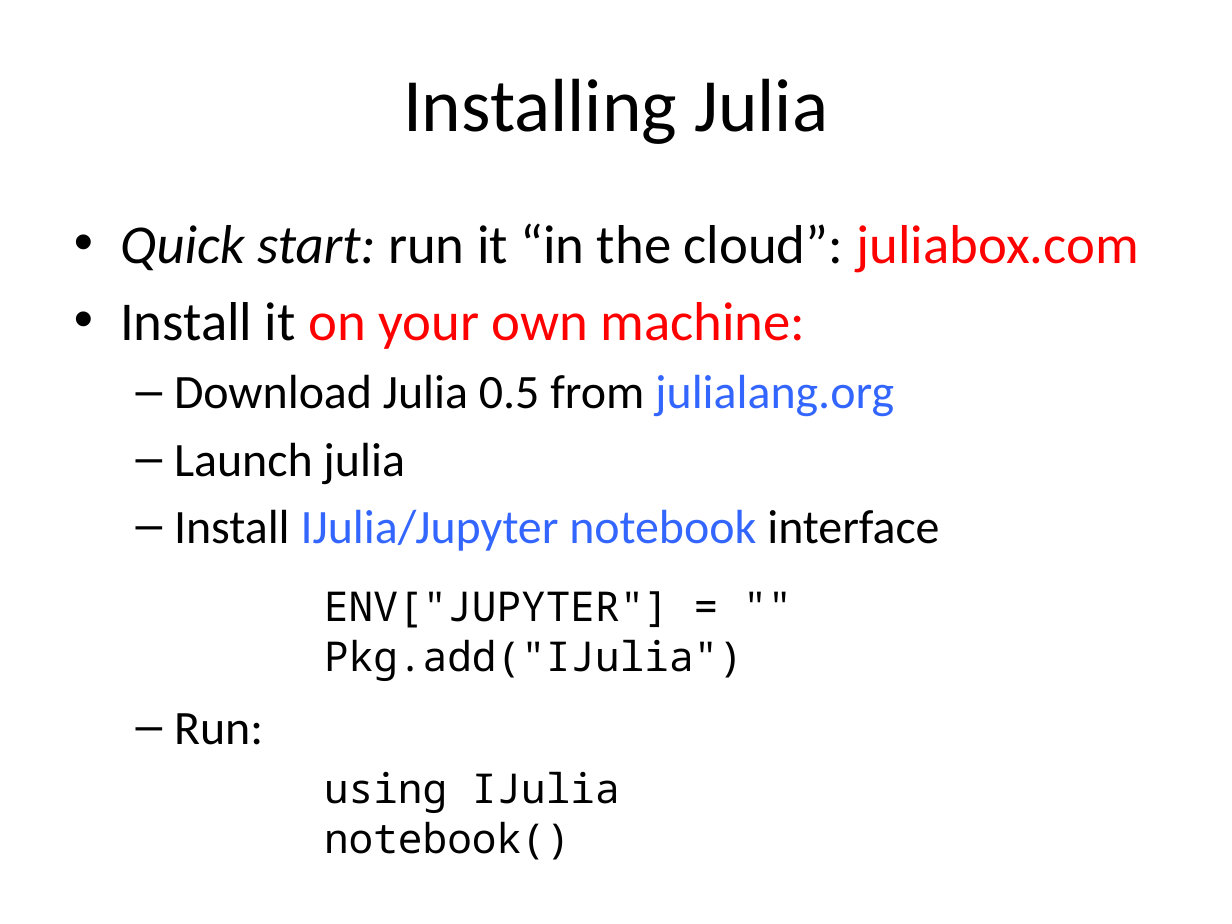
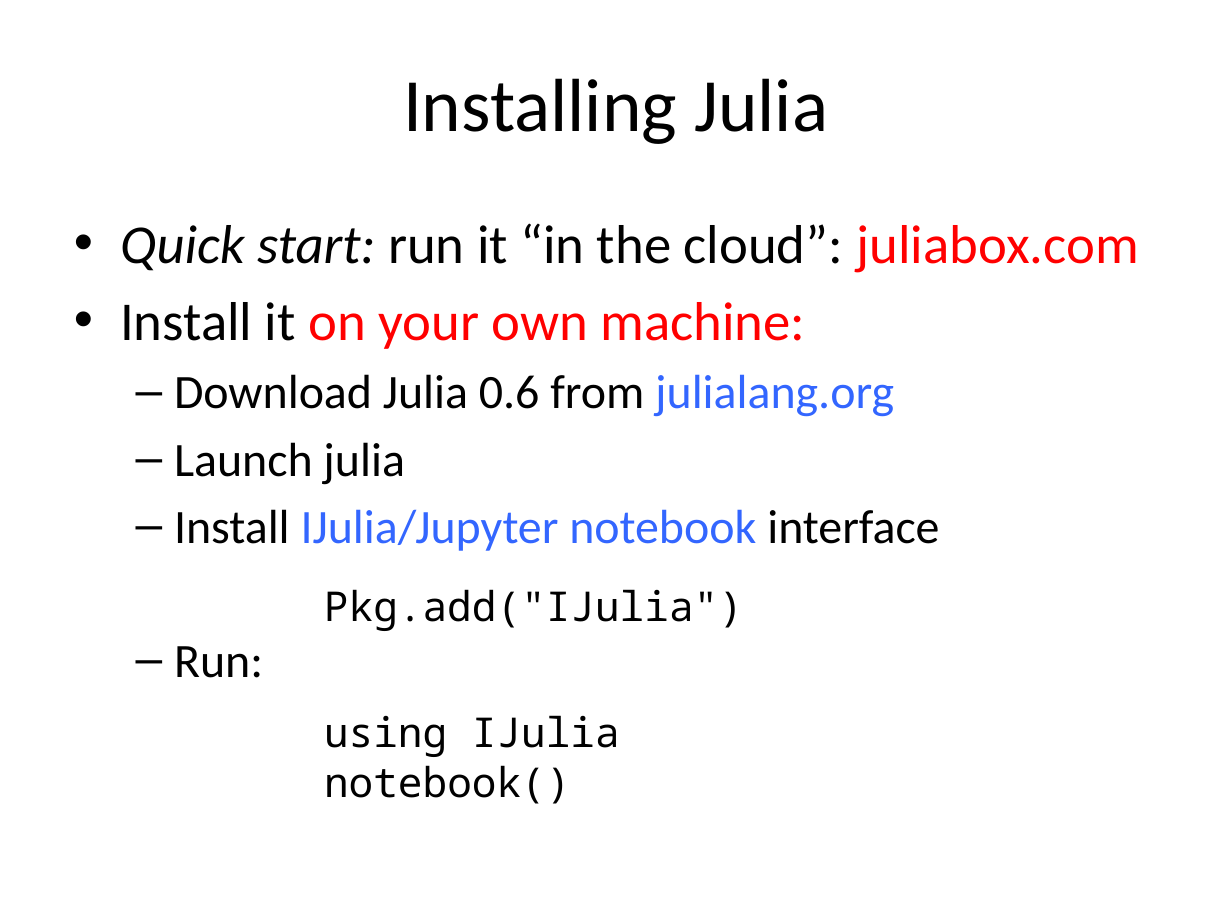
Before and after one commit to mitmath/18S096, a slide deck: slide 7 of lectures/lecture1/Course-overview.pptx. Drawn at 1232x924 pixels with LibreOffice and Linux fonts; fonts in the diff are those of the drawing. Boxes give left, top, right and bottom in pixels: in the first picture for what was removed or moved away, otherwise in the second. Text is boxed around its words. In the diff, an @@ line names an element or a change of style, - is before the commit and + after.

```diff
--- a/lectures/lecture1/Course-overview.pptx
+++ b/lectures/lecture1/Course-overview.pptx
@@ text at (174, 374, 894, 417): text changed @@
-  – Download Julia 0.5 from julialang.org
+  – Download Julia 0.6 from julialang.org
@@ text at (324, 591, 669, 628): paragraph removed @@
-ENV["JUPYTER"] = ""
@@ text "using IJulia": place and size @@
-text "using IJulia" at (324, 771, 620, 860)
+text "using IJulia" at (324, 715, 620, 804)
```
Also in this commit, not shown: 2 other slides changed, 1 other file.
